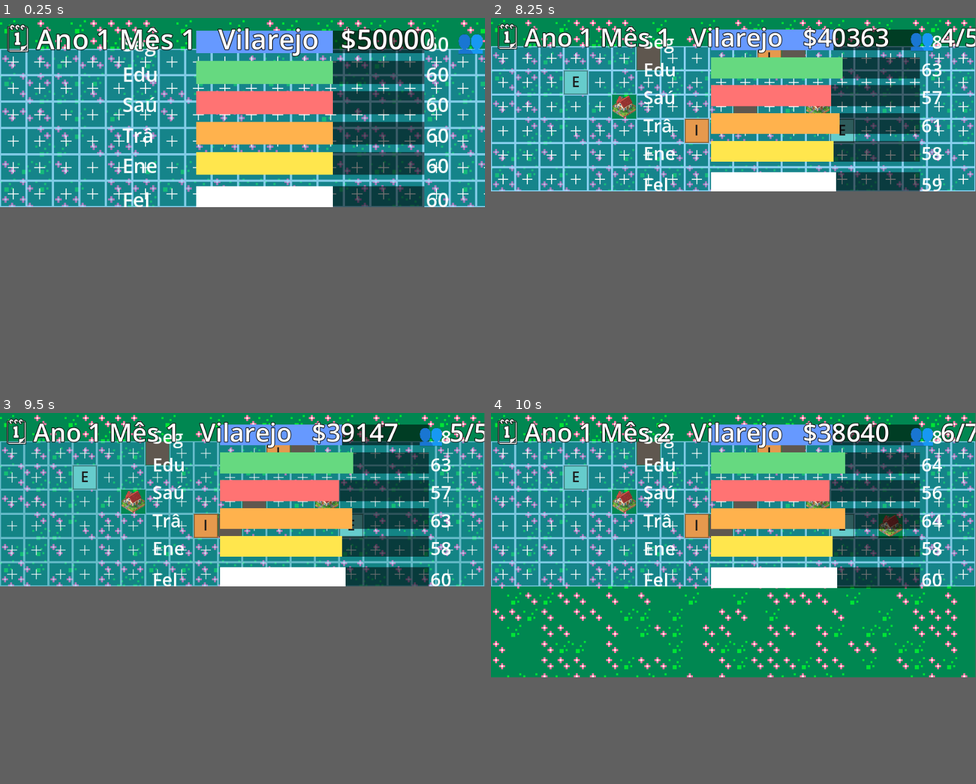
Above: before the commit, frames 1-4 (two rows, left to right).
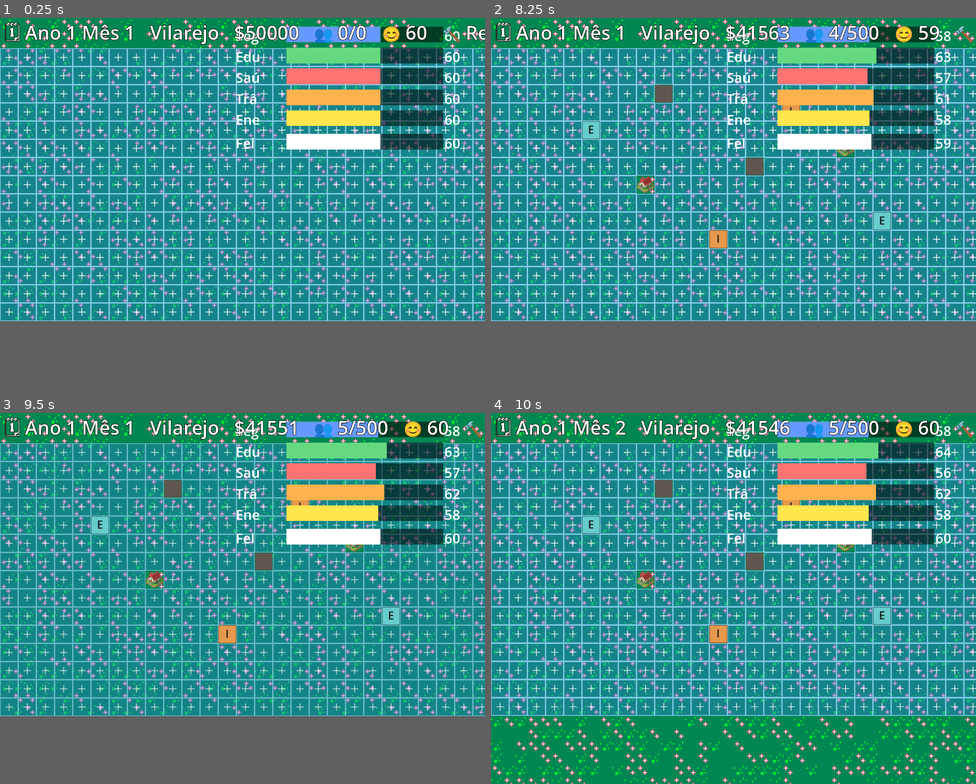
Above: after the commit, the same moments.

Repository: andrewsmedina/yourcity
Game: Godot game, scene res://scenes/main.tscn
The game is run twice, just before and just after one commit, with the same random seed, the same clock (stepped at 60 frames per second) and the same inputs.
Inputs (mouse positions are in pixels of both pictures, inside the frame that each line leads up to):
- Up to frame 1 (0.25 s): no input
- Up to frame 2 (8.25 s): tap Enter at 0.5, 6.6 s; move the mouse to (840, 103) at 0.52 s; tap 1 at 0.6 s; click (840, 103) at 0.67 s; tap Space at 0.77, 3.77, 6.77 s; drag from (636, 121) to (709, 151) at 1.27 s; move the mouse to (782, 69) at 2.02 s; tap 3 at 2.1 s; click (782, 69) at 2.17 s; drag from (709, 151) to (588, 84) at 2.77 s; move the mouse to (879, 140) at 3.52 s; tap 5 at 3.6 s; click (879, 140) at 3.67 s; drag from (588, 84) to (660, 66) at 4.27 s; move the mouse to (757, 110) at 5.02 s; tap 7 at 5.1 s; click (757, 110) at 5.17 s; drag from (660, 66) to (636, 121) at 5.77 s; move the mouse to (840, 103) at 6.52 s; click (840, 103) at 6.67 s; drag from (636, 121) to (709, 151) at 7.27 s; move the mouse to (782, 69) at 8.02 s; tap T at 8.1 s; click (782, 69) at 8.17 s
- Up to frame 3 (9.5 s): drag from (218, 546) to (97, 479) at 8.77 s
- Up to frame 4 (10 s): move the mouse to (879, 535) at 9.52 s; tap 1 at 9.6 s; click (879, 535) at 9.67 s; tap Space at 9.77 s
In our replay, in frame 1 the window is 800x312 before the commit and 800x500 after it. These sizes can differ from the game's own. Grey fills any space a smaller window leaves; there, only what the larger window draws over its background counts as a difference.

The runs differ from the first frame. In frame 1, 44% of the frame differs, in the area x 0-100%, y 0-82%; in frame 2, 42%; in frame 3, 42%; in frame 4, 69%, in the area x 0-100%, y 0-100%.

Commit message:
15-row grid, taller top margin, larger min window
Grow the build grid to 15 rows (45x15 = 675 lots), increase the top margin
before the lots (GRID_TOP 56->80), and raise the window height (800) plus a
1280x800 minimum size so the whole grid is visible.

Co-Authored-By: Claude Opus 4.8 (1M context) <noreply@anthropic.com>

Diff:
--- a/scripts/build_overlay.gd
+++ b/scripts/build_overlay.gd
@@ -6,7 +6,7 @@
 ## it stays crisp regardless of the day/night tint. Clicks are handled in
 ## main._input (GUI hit-testing is unreliable in this macOS borderless window).
 
-const GRID_TOP := 56.0  # push the grid below the (large) HUD line
+const GRID_TOP := 80.0  # top margin: room for the HUD + a gap before the lots
 const TILE := 48.0      # fixed lot size; the window height grows with row count
 
 const ZONE_COLOR := {
--- a/scripts/sim/city_sim.gd
+++ b/scripts/sim/city_sim.gd
@@ -90,8 +90,8 @@
 # Build grid: 30 columns x 3 rows. Starts with one row unlocked; the rest open
 # up as population grows.
 const GRID_COLS := 45
-const GRID_ROWS := 6
-const MAX_SLOTS := GRID_COLS * GRID_ROWS  # 270
+const GRID_ROWS := 15
+const MAX_SLOTS := GRID_COLS * GRID_ROWS  # 675
 const BASE_SLOTS := MAX_SLOTS  # whole grid buildable from the start
 const POP_PER_SLOT := 50.0
 
--- a/scripts/window_manager.gd
+++ b/scripts/window_manager.gd
@@ -13,12 +13,14 @@
 ## panels/struts, so pinning to the usable rect's bottom edge Just Works on all
 ## three. (The macOS menu-bar status icon lives in issue #7.)
 
-const HEIGHT_IDLE := 344  # GRID_TOP(56) + GRID_ROWS(6) * TILE(48)
-const HEIGHT_EXPANDED := 524
+const HEIGHT_IDLE := 800  # GRID_TOP(80) + GRID_ROWS(15) * TILE(48)
+const HEIGHT_EXPANDED := 980
+const MIN_SIZE := Vector2i(1280, 800)
 
 var _expanded := false
 
 func _ready() -> void:
+	get_window().min_size = MIN_SIZE
 	apply_mode()
 
 ## Apply the current window mode: normal movable window (default) or the docked
